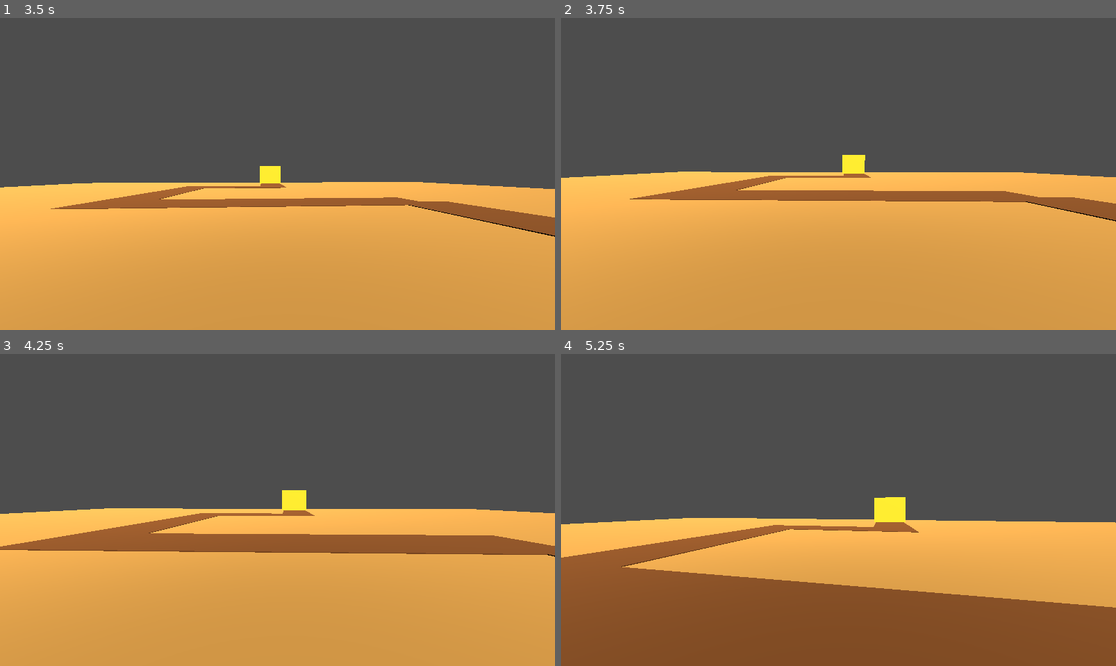
Above: before the commit, frames 1-4 (two rows, left to right).
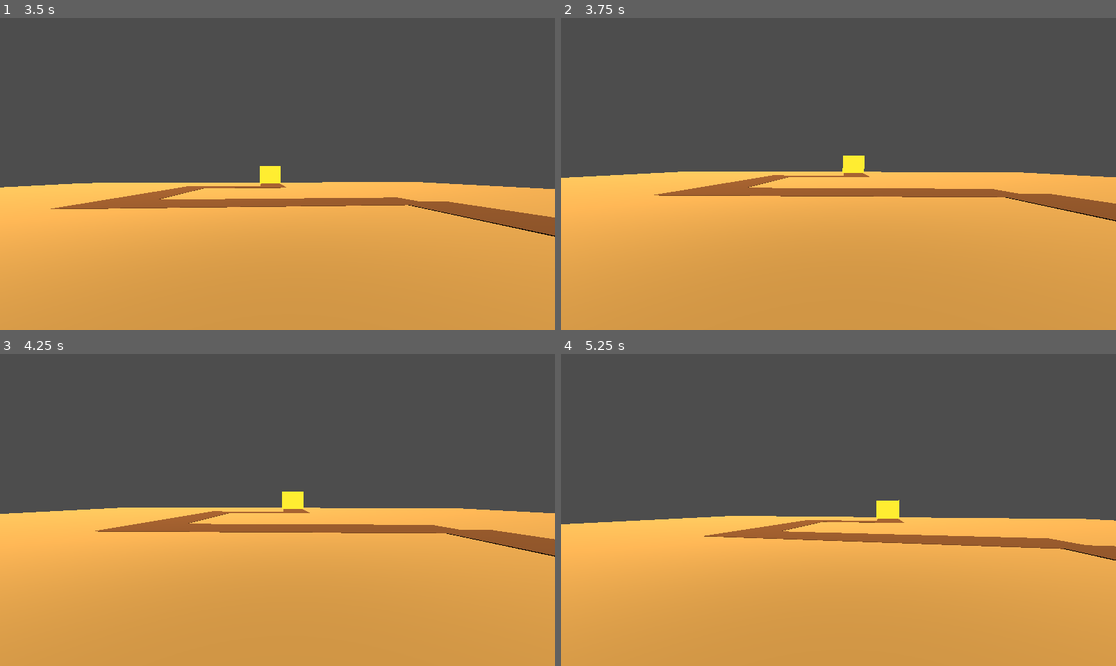
Above: after the commit, the same moments.

Repository: AnubisGott/The-Mystery-of-the-Pharaoh
Game: Godot game, scene res://main/main.tscn
Same seed, same stepped clock (60 frames per second), same inputs: the game is played once before the commit and once after it.
Inputs (mouse positions are in pixels of both pictures, inside the frame that each line leads up to):
- Up to frame 1 (3.5 s): click "Enter the Tomb" at 0.5 s; tap Enter at 1.25 s; move the mouse to (305, 174) at 1.27 s; hold W (move_forward) from 1.28 s (still down); move the mouse to (249, 174) at 2.02 s; move the mouse to (288, 167) at 2.77 s
- Up to frame 2 (3.75 s): keep holding W (move_forward); move the mouse to (832, 180) at 3.52 s
- Up to frame 3 (4.25 s): keep holding W (move_forward)
- Up to frame 4 (5.25 s): keep holding W (move_forward); move the mouse to (877, 513) at 4.27 s; move the mouse to (794, 506) at 5.02 s

Frame 1 is identical in both runs. In frame 2, 1.6% of the frame differs, in the area x 12-97%, y 43-60%; in frame 3, 7.2%; in frame 4, 31%, in the area x 0-100%, y 45-100%.

Commit message:
Keep the player on the zigzag path
A level script clamps the player position each physics frame to
the union of the path segment rectangles, so the path cannot be
left even though there are no visible barriers.

Co-Authored-By: Claude Fable 5 <noreply@anthropic.com>

Diff:
--- /dev/null
+++ b/levels/path.gd
@@ -0,0 +1,39 @@
+extends Node3D
+
+# Walkable ground rectangles (x, z) matching the visible path segments.
+const PATH_RECTS: Array[Rect2] = [
+	Rect2(-1.5, 10.0, 3.0, 10.0),
+	Rect2(-1.5, 7.0, 12.0, 3.0),
+	Rect2(7.5, -3.5, 3.0, 12.0),
+	Rect2(-9.0, -5.5, 18.0, 3.0),
+	Rect2(-9.0, -16.0, 3.0, 12.0),
+	Rect2(-9.0, -18.5, 12.0, 3.0),
+	Rect2(0.0, -25.0, 3.0, 8.0),
+]
+
+@onready var player: CharacterBody3D = $Player
+
+
+func _physics_process(_delta: float) -> void:
+	var position_2d := Vector2(player.global_position.x, player.global_position.z)
+	var clamped := _closest_point_on_path(position_2d)
+	if clamped != position_2d:
+		player.global_position.x = clamped.x
+		player.global_position.z = clamped.y
+
+
+func _closest_point_on_path(point: Vector2) -> Vector2:
+	var best_point := point
+	var best_distance := INF
+
+	for rect in PATH_RECTS:
+		if rect.has_point(point):
+			return point
+
+		var candidate := point.clamp(rect.position, rect.end)
+		var distance := candidate.distance_squared_to(point)
+		if distance < best_distance:
+			best_distance = distance
+			best_point = candidate
+
+	return best_point
--- a/levels/path.tscn
+++ b/levels/path.tscn
@@ -1,7 +1,8 @@
-[gd_scene load_steps=15 format=3]
+[gd_scene load_steps=16 format=3]
 
 [ext_resource type="PackedScene" path="res://player/player.tscn" id="1"]
 [ext_resource type="Script" path="res://exit/win_zone.gd" id="2"]
+[ext_resource type="Script" path="res://levels/path.gd" id="3"]
 
 [sub_resource type="StandardMaterial3D" id="StandardMaterial3D_sand"]
 albedo_color = Color(0.76, 0.64, 0.42, 1)
@@ -52,6 +53,7 @@
 size = Vector3(3.4, 2.5, 0.6)
 
 [node name="Path" type="Node3D"]
+script = ExtResource("3")
 
 [node name="WorldEnvironment" type="WorldEnvironment" parent="."]
 
Not shown, changed: README.md
